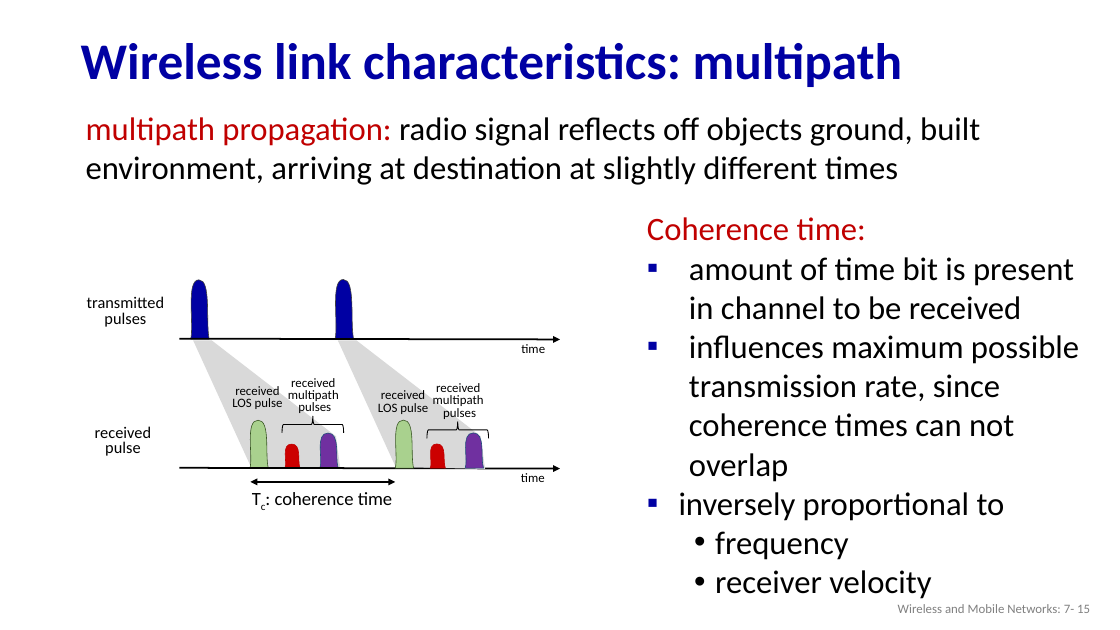
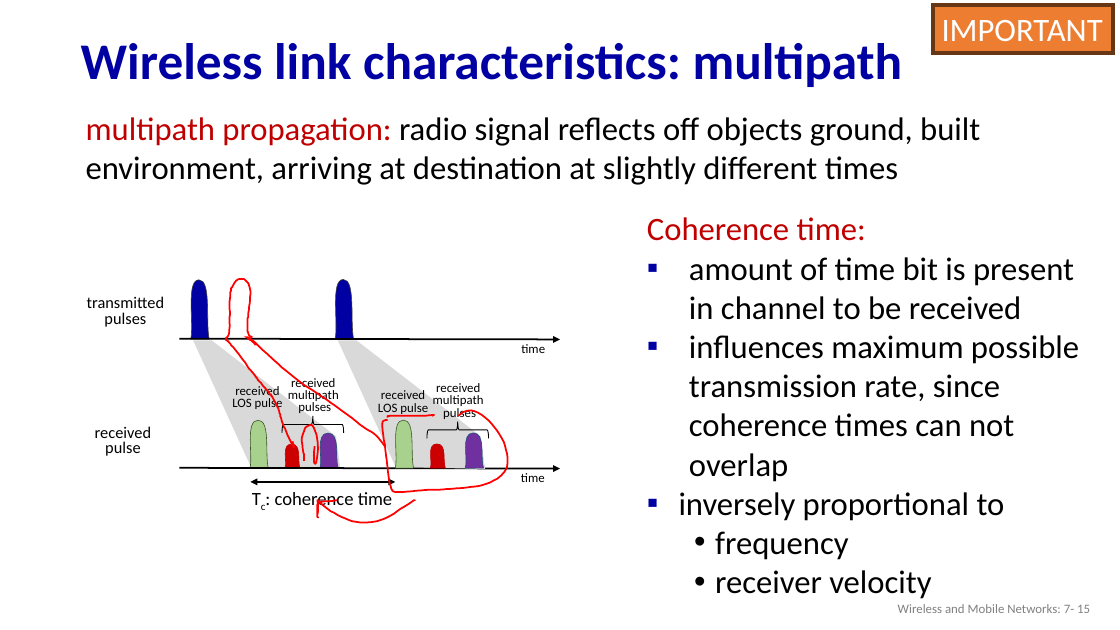
Before and after one commit to guhofstra/CSC175, a slide deck: slide 15 of PPTs/7.1 Wireless.pptx. Drawn at 1120x630 pixels with LibreOffice and Linux fonts; fonts in the diff are those of the drawing. Boxes give left, top, right and bottom in pixels: in the first picture for what was removed or moved away, otherwise in the second. Text is boxed around its words. In the diff, an @@ line names an element or a change of style, - is before the commit and + after.

```diff
--- a/PPTs/7.1 Wireless.pptx
+++ b/PPTs/7.1 Wireless.pptx
@@ rectangle added at (933, 5, 1113, 53), fill #ED7D31, outline #683715 3 pt, 28 pt, text #FFFFFF @@
+IMPORTANT
@@ freeform shape added at (225, 279, 252, 339), outline #FF0000 1.5 pt @@
@@ freeform shape added at (225, 339, 294, 448), outline #FF0000 1.5 pt @@
@@ freeform shape added at (247, 337, 386, 446), outline #FF0000 1.5 pt @@
@@ freeform shape added at (382, 411, 507, 492), outline #FF0000 1.5 pt @@
@@ freeform shape added at (387, 415, 434, 418), outline #FF0000 1.5 pt @@
@@ freeform shape added at (302, 425, 318, 464), outline #FF0000 1.5 pt @@
@@ freeform shape added at (318, 500, 415, 523), outline #FF0000 1.5 pt @@
```
Also in this commit, not shown: 23 other slides changed, 1 slide added, 1 other file.
